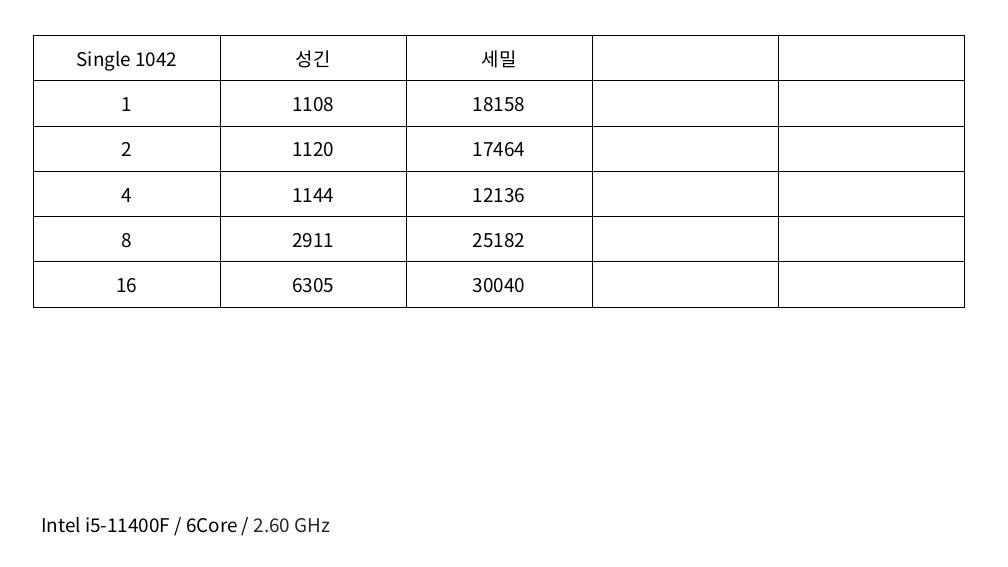
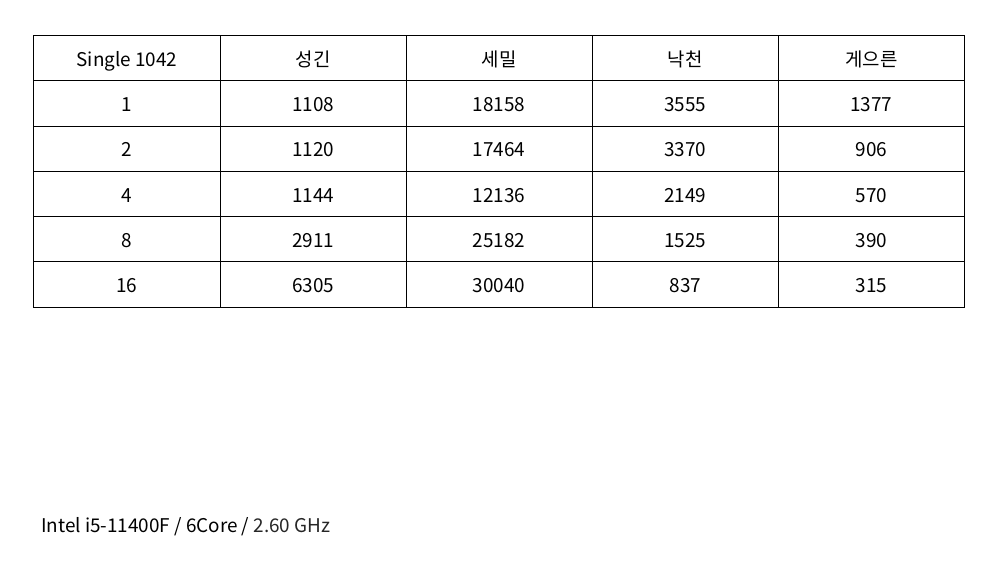
Before and after one commit to ChamChiCham/multi_core, a slide deck: slide 2 of MCP2025/새 프레젠테이션 문서.pptx. Drawn at 1008x567 pixels with LibreOffice and Linux fonts; fonts in the diff are those of the drawing. Boxes give left, top, right and bottom in pixels: in the first picture for what was removed or moved away, otherwise in the second. Text is boxed around its words. In the diff, an @@ line names an element or a change of style, - is before the commit and + after.

```diff
--- a/MCP2025/새 프레젠테이션 문서.pptx
+++ b/MCP2025/새 프레젠테이션 문서.pptx
@@ table at (x1=34, y1=36, x2=964, y2=307) @@
-row 1, column 4: 
+row 1, column 4: 낙천
-row 1, column 5: 
+row 1, column 5: 게으른
-row 2, column 4: 
+row 2, column 4: 3555
-row 2, column 5: 
+row 2, column 5: 1377
-row 3, column 4: 
+row 3, column 4: 3370
-row 3, column 5: 
+row 3, column 5: 906
-row 4, column 4: 
+row 4, column 4: 2149
-row 4, column 5: 
+row 4, column 5: 570
-row 5, column 4: 
+row 5, column 4: 1525
-row 5, column 5: 
+row 5, column 5: 390
-row 6, column 4: 
+row 6, column 4: 837
-row 6, column 5: 
+row 6, column 5: 315
```
Also in this commit, not shown: 3 other files.
